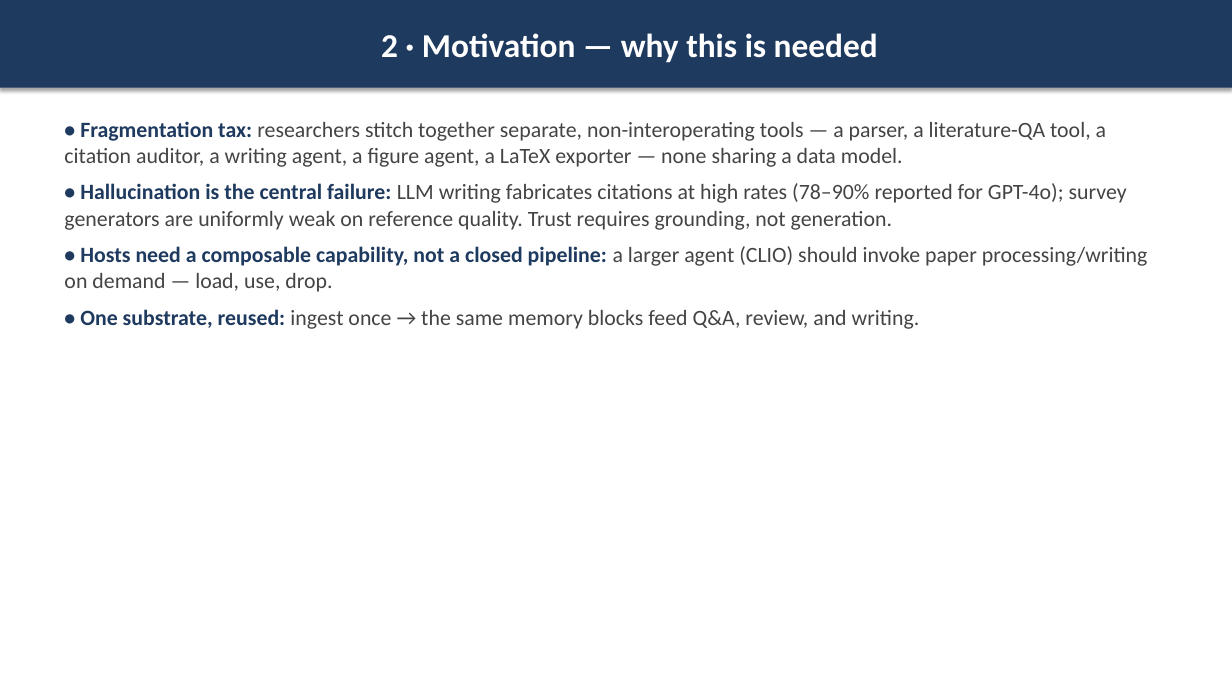
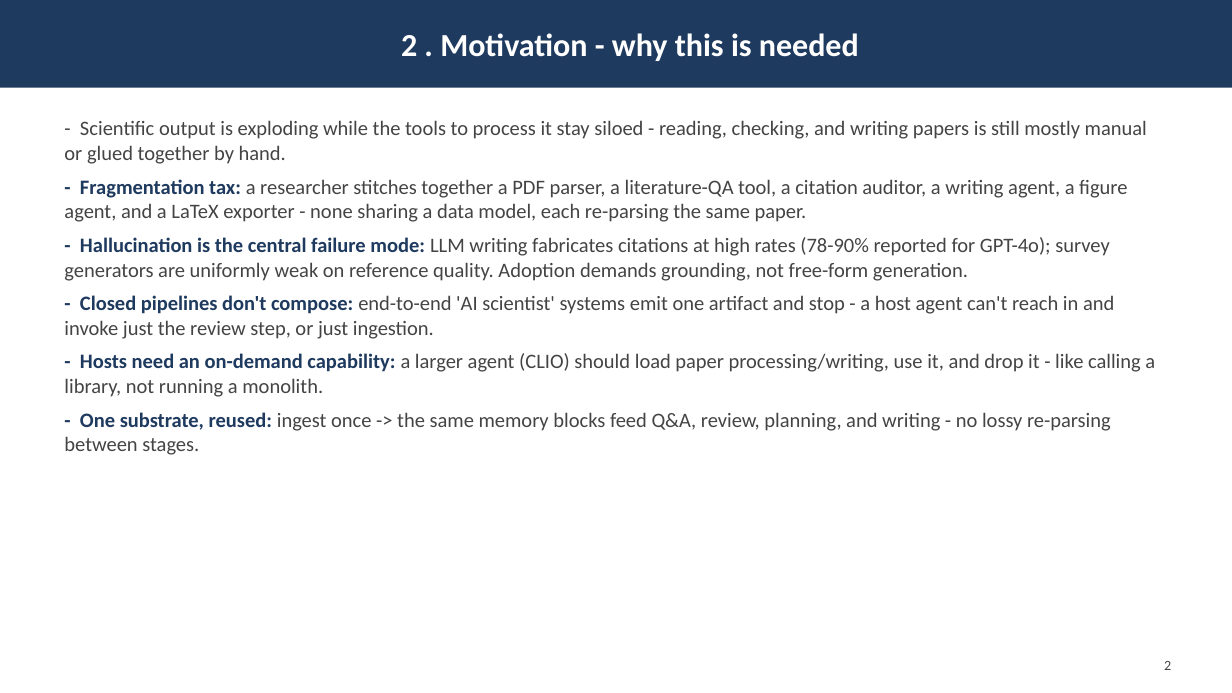
Before and after one commit to iowarp/clio-author, a slide deck: slide 3 of docs/AUTHOR.pptx. Drawn at 1232x693 pixels with LibreOffice and Linux fonts; fonts in the diff are those of the drawing. Boxes give left, top, right and bottom in pixels: in the first picture for what was removed or moved away, otherwise in the second. Text is boxed around its words. In the diff, an @@ line names an element or a change of style, - is before the commit and + after.

```diff
--- a/docs/AUTHOR.pptx
+++ b/docs/AUTHOR.pptx
@@ rectangle "2 . Motivation - why ..." at bbox=[0, 0, 1232, 88]: shadow off @@
@@ text in rectangle at bbox=[401, 33, 859, 61]: text changed; size 26 to 25 pt @@
-2 · Motivation — why this is needed
+2 . Motivation - why this is needed
@@ text at bbox=[64, 120, 1155, 455]: text changed; size 17 to 16 pt @@
-• Fragmentation tax: researchers stitch together separate, non-interoperating tools — a parser, a literature-QA tool, a citation auditor, a writing agent, a figure agent, a LaTeX exporter — none sharing a data model.
-• Hallucination is the central failure: LLM writing fabricates citations at high rates (78–90% reported for GPT-4o); survey generators are uniformly weak on reference quality. Trust requires grounding, not generation.
-• Hosts need a composable capability, not a closed pipeline: a larger agent (CLIO) should invoke paper processing/writing on demand — load, use, drop.
-• One substrate, reused: ingest once → the same memory blocks feed Q&A, review, and writing.
+- Scientific output is exploding while the tools to process it stay siloed - reading, checking, and writing papers is still mostly manual or glued together by hand.
+- Fragmentation tax: a researcher stitches together a PDF parser, a literature-QA tool, a citation auditor, a writing agent, a figure agent, and a LaTeX exporter - none sharing a data model, each re-parsing the same paper.
+- Hallucination is the central failure mode: LLM writing fabricates citations at high rates (78-90% reported for GPT-4o); survey generators are uniformly weak on reference quality. Adoption demands grounding, not free-form generation.
+- Closed pipelines don't compose: end-to-end 'AI scientist' systems emit one artifact and stop - a host agent can't reach in and invoke just the review step, or just ingestion.
+- Hosts need an on-demand capability: a larger agent (CLIO) should load paper processing/writing, use it, and drop it - like calling a library, not running a monolith.
+- One substrate, reused: ingest once -> the same memory blocks feed Q&A, review, planning, and writing - no lossy re-parsing between stages.
@@ text added at bbox=[1164, 661, 1171, 670], 11 pt, text #444444 @@
+2
```
Also in this commit, not shown: 10 other slides changed, 2 slides added, 3 other files.
